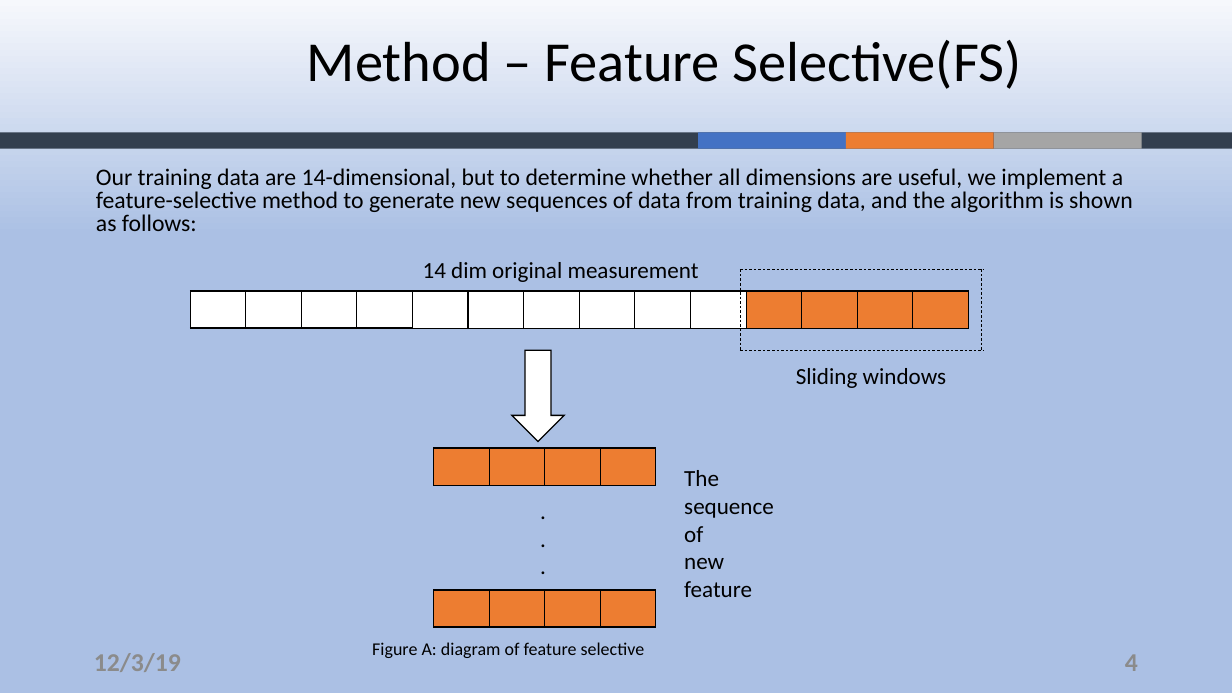
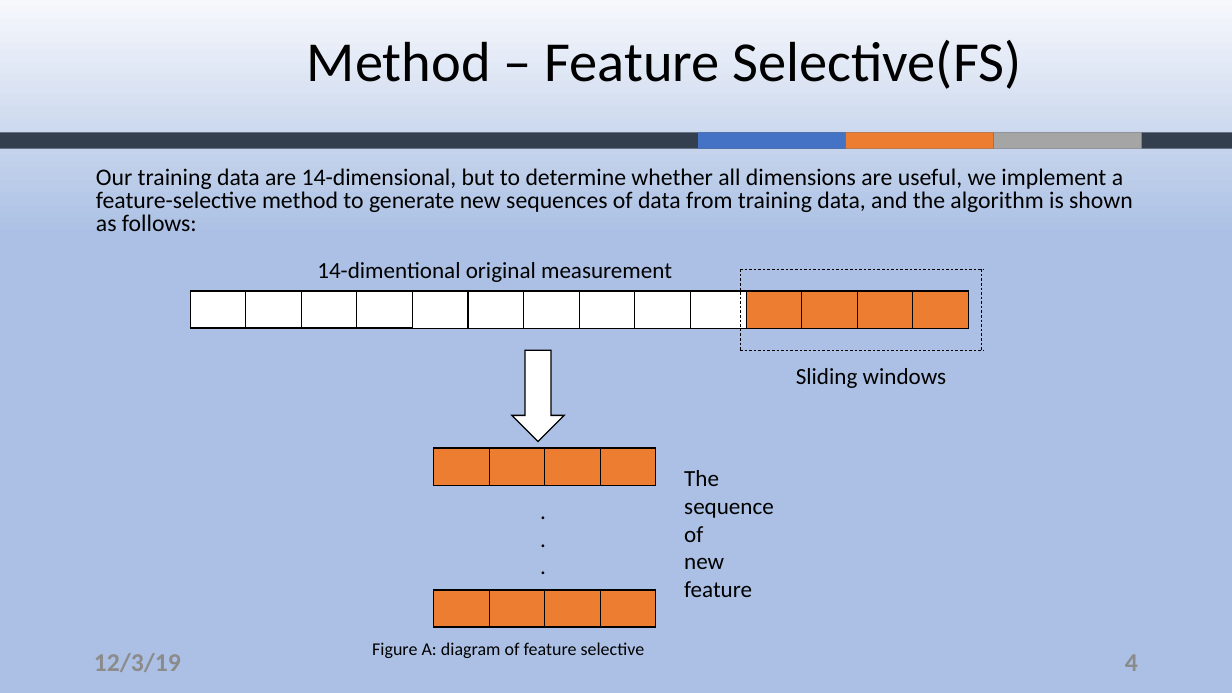
Before and after one commit to ZouYao0720/final-project-, a slide deck: slide 4 of final-presentation.pptx. Drawn at 1232x693 pixels with LibreOffice and Linux fonts; fonts in the diff are those of the drawing; background and template pictures are left out. Boxes give left, top, right and bottom in pixels: in the first picture for what was removed or moved away, otherwise in the second. Text is boxed around its words. In the diff, an @@ line names an element or a change of style, - is before the commit and + after.

Commit message:
updated svm figure and grammar

```diff
--- a/final-presentation.pptx
+++ b/final-presentation.pptx
@@ text at bbox=[317, 262, 672, 282]: text changed @@
-14 dim original measurement
+14-dimentional original measurement
```
Also in this commit, not shown: 8 other slides changed.
